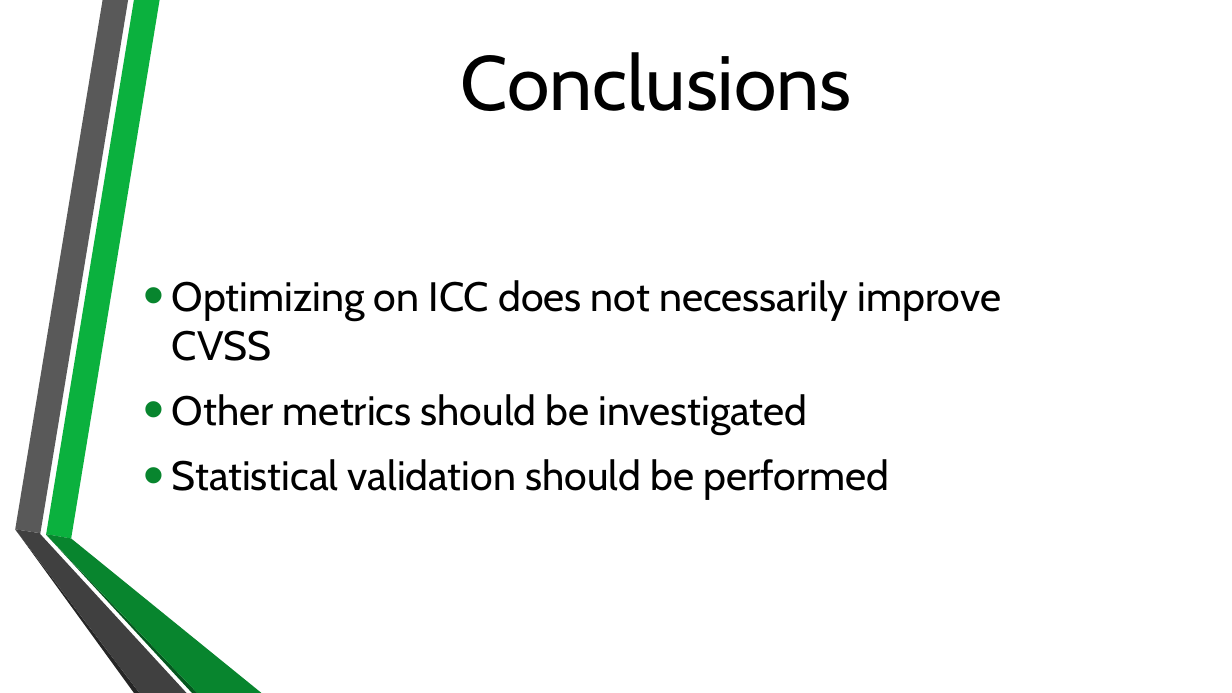
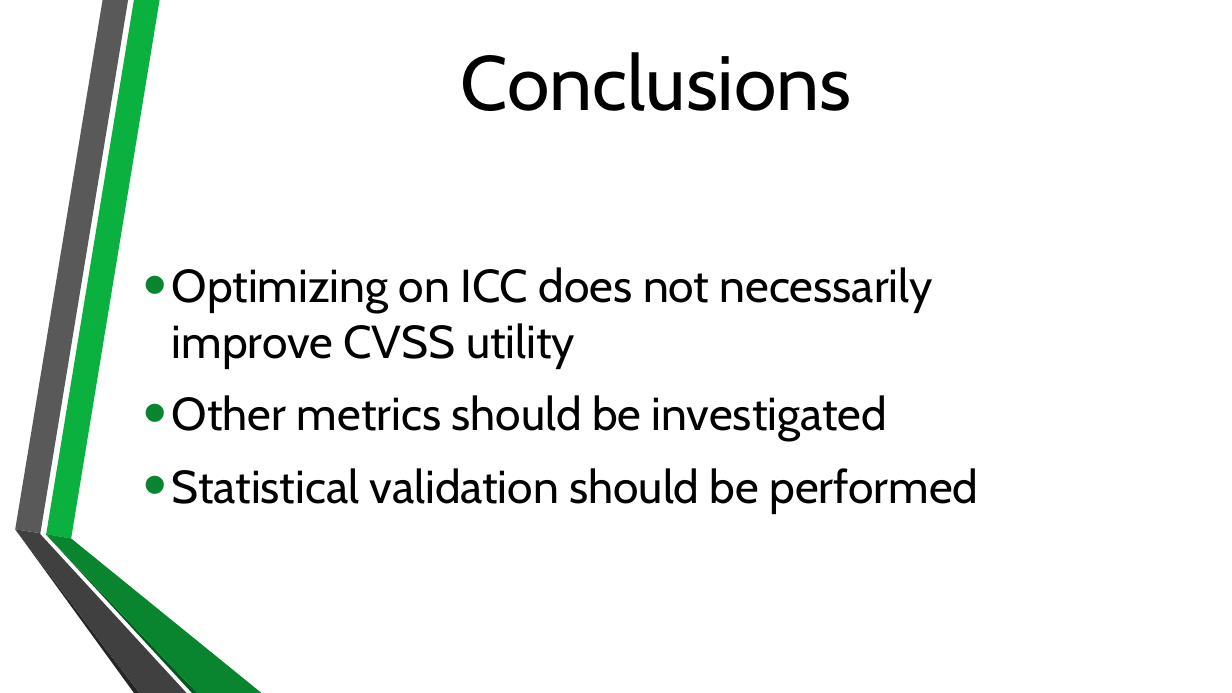
Before and after one commit to BenChurch/Winter2017, a slide deck: slide 25 of CISC848/Implementation/Presentation/CvssEquationRecasting.pptx (slide 24 before the commit). Drawn at 1232x693 pixels with LibreOffice and Linux fonts; fonts in the diff are those of the drawing; background and template pictures are left out. Boxes give left, top, right and bottom in pixels: in the first picture for what was removed or moved away, otherwise in the second. Text is boxed around its words. In the diff, an @@ line names an element or a change of style, - is before the commit and + after.

```diff
--- a/CISC848/Implementation/Presentation/CvssEquationRecasting.pptx
+++ b/CISC848/Implementation/Presentation/CvssEquationRecasting.pptx
@@ text at <box>172,267,933,369</box>: text changed; size 32 to 36 pt @@
-• Optimizing on ICC does not necessarily improve CVSS
+• Optimizing on ICC does not necessarily improve CVSS utility
@@ text at <box>172,395,979,514</box>: size 32 to 36 pt in "Other metrics should be investigated", "Statistical validation should be performed" @@
```
Also in this commit, not shown: 18 other slides changed, 1 slide added, 2 other files.
